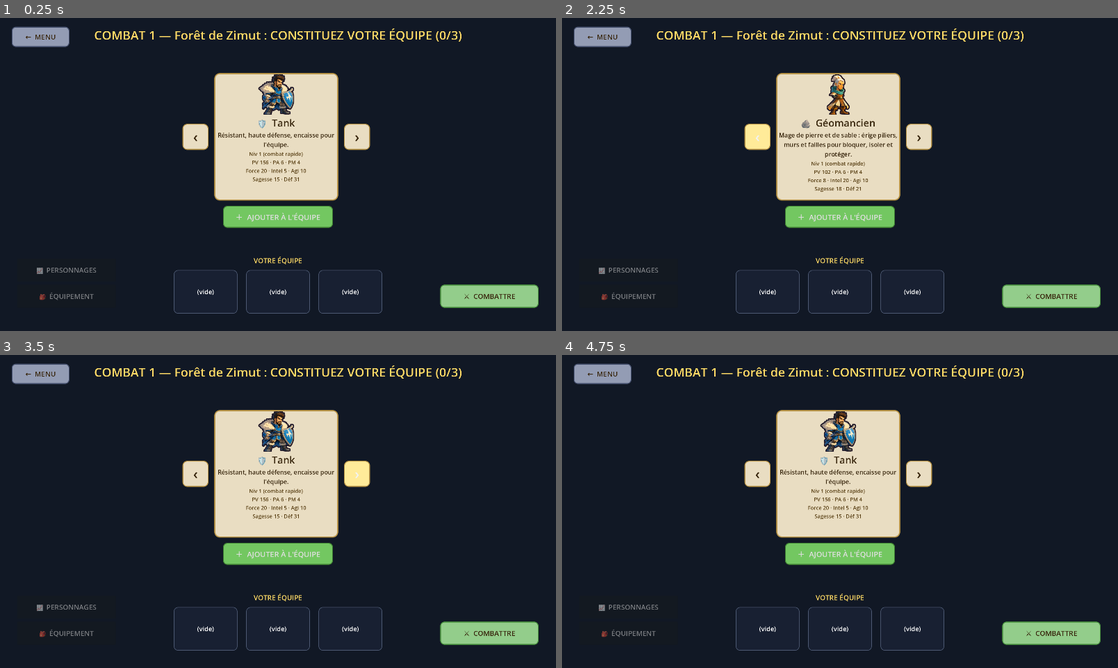
Above: before the commit, frames 1-4 (two rows, left to right).
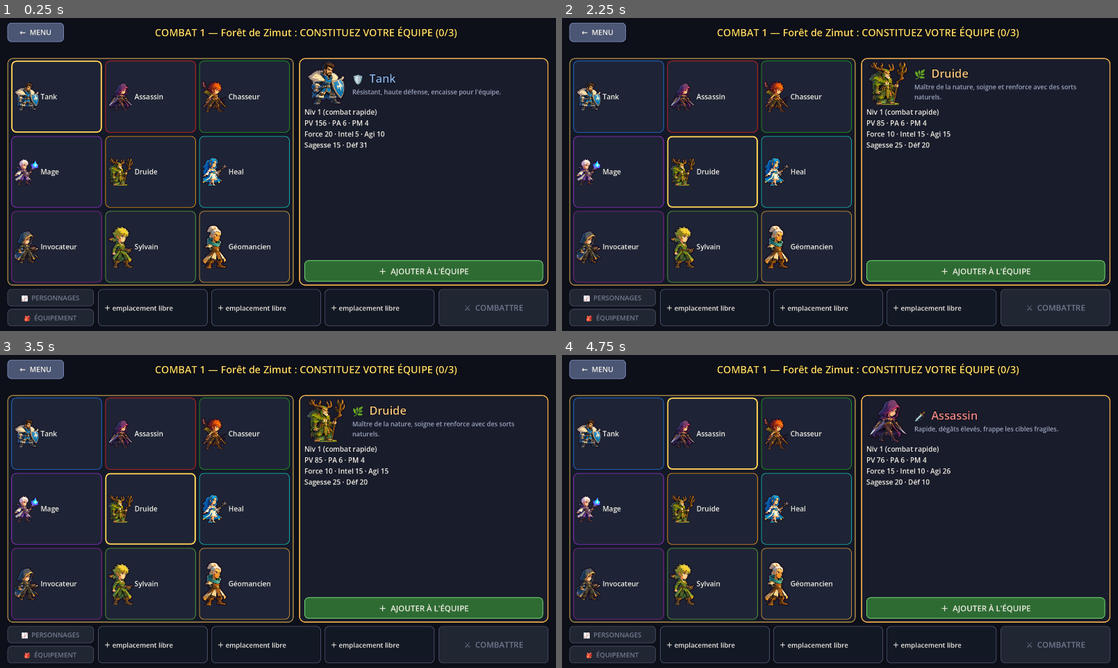
Above: after the commit, the same moments.

Repository: CharlieG42/Zimut
Game: Godot game, scene res://scenes/TeamSelection.tscn
Same seed, same stepped clock (60 frames per second), same inputs: the game is played once before the commit and once after it. This scene is started directly instead of the project's main scene.
Inputs (mouse positions are in pixels of both pictures, inside the frame that each line leads up to):
- Up to frame 1 (0.25 s): no input
- Up to frame 2 (2.25 s): click "＋ AJOUTER À L'ÉQUIPE" at 0.5 s; click "✕ RETIRER DE L'ÉQUIPE" at 1.25 s; click (756, 136) at 2 s, where only the run before the commit has a clickable "‹"
- Up to frame 3 (3.5 s): click (355, 473) at 2.75 s, where only the run before the commit has a clickable "›"
- Up to frame 4 (4.75 s): click (617, 433) at 3.5 s, where only the run after the commit has a clickable "Tank"; click (712, 433) at 4.25 s, where only the run after the commit has a clickable "Assassin"

The runs differ from the first frame. In frame 1, 25% of the frame differs, in the area x 1-99%, y 1-99%; in frame 2, 25%; in frame 3, 25%; in frame 4, 25%.

Commit message:
Sélection d'équipe refaite : grille des 9 classes (un appui), fiche détaillée, équipe en bas, style sombre/doré, agrandie
Co-Authored-By: Claude Opus 5.5 <noreply@anthropic.com>
Claude-Session: https://claude.ai/code/session_01TAibbYEMujBagH9941oXR3

Diff:
--- a/prototype/zimut/scripts/TeamSelectionUI.gd
+++ b/prototype/zimut/scripts/TeamSelectionUI.gd
@@ -39,7 +39,11 @@
 var current: int = 0                 # index de la vignette affichée
 var team: Array[String] = []         # classes sélectionnées
 
+const U = preload("res://scripts/UiKit.gd")
+
 var _root: Control
+var _grid: GridContainer             # vignettes des 9 classes
+var _class_tiles: Dictionary = {}    # classe -> Button
 var _portrait: TextureRect
 var _name_label: Label
 var _desc_label: Label
@@ -187,191 +191,181 @@
 # ═══════════════════════════════════════════════════════════════════════════
 
 func _build() -> void:
+	# Refonte V17 : style sombre et doré (comme la Forge et Mes Parties), toutes les
+	# classes visibles d'un coup (un appui pour choisir), interface agrandie (UiFit).
+	var bg := ColorRect.new()
+	bg.color = Color(0.05, 0.06, 0.10, 1.0)
+	bg.set_anchors_preset(Control.PRESET_FULL_RECT)
+	add_child(bg)
 	_root = Control.new()
-	_root.set_anchors_preset(Control.PRESET_FULL_RECT)
 	add_child(_root)
-	var bg := ColorRect.new()
-	bg.color = Color(0.06, 0.09, 0.14, 0.97)
-	bg.set_anchors_preset(Control.PRESET_FULL_RECT)
-	_root.add_child(bg)
-
-	# Titre
-	# Sélecteur de combat (rejouer un combat déjà gagné)
+	UiFit.apply(_root, 1.0, Vector2(1300, 760))
+	var margin := MarginContainer.new()
+	margin.set_anchors_preset(Control.PRESET_FULL_RECT)
+	for side in ["left", "right"]:
+		margin.add_theme_constant_override("margin_" + side, 22)
+	margin.add_theme_constant_override("margin_top", 14)
+	margin.add_theme_constant_override("margin_bottom", 14)
+	_root.add_child(margin)
+	var page := VBoxContainer.new()
+	page.add_theme_constant_override("separation", 10)
+	margin.add_child(page)
+
+	# ── En-tête : retour + titre du combat
+	var top := HBoxContainer.new()
+	top.add_theme_constant_override("separation", 16)
+	page.add_child(top)
+	var back := U.btn("←  MENU", Color(0.45, 0.52, 0.70), 22, Vector2(170, 58))
+	back.pressed.connect(_on_back)
+	top.add_child(back)
+	_title = U.lbl("", 30, Color(1.0, 0.86, 0.4), true)
+	_title.size_flags_horizontal = Control.SIZE_EXPAND_FILL
+	_title.horizontal_alignment = HORIZONTAL_ALIGNMENT_CENTER
+	_title.vertical_alignment = VERTICAL_ALIGNMENT_CENTER
+	_title.autowrap_mode = TextServer.AUTOWRAP_WORD_SMART
+	top.add_child(_title)
+	top.add_child(Control.new())
+
+	# ── Sélecteur de combat (rejouer un combat déjà gagné)
 	var sel_row := HBoxContainer.new()
-	sel_row.set_anchors_and_offsets_preset(Control.PRESET_TOP_WIDE)
-	sel_row.offset_top = 108.0
-	sel_row.offset_bottom = 166.0
 	sel_row.alignment = BoxContainer.ALIGNMENT_CENTER
-	sel_row.add_theme_constant_override("separation", 14)
-	_root.add_child(sel_row)
-	_fight_prev_btn = _std_btn("◀", Color(0.40, 0.46, 0.62))
-	_fight_prev_btn.custom_minimum_size = Vector2(70, 54)
+	sel_row.add_theme_constant_override("separation", 12)
+	page.add_child(sel_row)
+	_fight_prev_btn = U.btn("◀", Color(0.45, 0.52, 0.70), 22, Vector2(64, 48))
 	_fight_prev_btn.pressed.connect(_on_fight_prev)
 	sel_row.add_child(_fight_prev_btn)
-	_fight_sel_label = Label.new()
-	_fight_sel_label.custom_minimum_size = Vector2(760, 0)
+	_fight_sel_label = U.lbl("", 20, U.C_DIM)
 	_fight_sel_label.horizontal_alignment = HORIZONTAL_ALIGNMENT_CENTER
 	_fight_sel_label.vertical_alignment = VERTICAL_ALIGNMENT_CENTER
-	_fight_sel_label.add_theme_font_size_override("font_size", 22)
+	_fight_sel_label.custom_minimum_size = Vector2(700, 0)
 	sel_row.add_child(_fight_sel_label)
-	_fight_next_btn = _std_btn("▶", Color(0.40, 0.46, 0.62))
-	_fight_next_btn.custom_minimum_size = Vector2(70, 54)
+	_fight_next_btn = U.btn("▶", Color(0.45, 0.52, 0.70), 22, Vector2(64, 48))
 	_fight_next_btn.pressed.connect(_on_fight_next)
 	sel_row.add_child(_fight_next_btn)
 
-	_title = Label.new()
-	_title.set_anchors_and_offsets_preset(Control.PRESET_TOP_WIDE)
-	_title.offset_top = 30.0
-	_title.offset_bottom = 110.0
-	_title.text = "CONSTITUEZ VOTRE ÉQUIPE (%d/%d)" % [team.size(), MAX_TEAM_SIZE]
-	_title.add_theme_font_size_override("font_size", 42)
-	_title.add_theme_color_override("font_color", Color(1.0, 0.86, 0.4))
-	_title.horizontal_alignment = HORIZONTAL_ALIGNMENT_CENTER
-	_root.add_child(_title)
-
-	# Navigation : ‹  vignette  ›
-	var nav := HBoxContainer.new()
-	nav.set_anchors_and_offsets_preset(Control.PRESET_CENTER_TOP)
-	nav.offset_left = -330.0
-	nav.offset_right = 330.0
-	nav.offset_top = 190.0
-	nav.offset_bottom = 630.0
-	nav.add_theme_constant_override("separation", 20)
-	_root.add_child(nav)
-
-	var prev := _nav_btn("‹")
-	prev.pressed.connect(func() -> void: _rotate(-1))
-	nav.add_child(prev)
-
-	# Vignette centrale : portrait + nom + descriptif + stats
+	# ── Corps : grille des classes | fiche de la classe choisie
+	var body := HBoxContainer.new()
+	body.size_flags_vertical = Control.SIZE_EXPAND_FILL
+	body.add_theme_constant_override("separation", 16)
+	page.add_child(body)
+	var left := PanelContainer.new()
+	left.size_flags_horizontal = Control.SIZE_EXPAND_FILL
+	left.size_flags_stretch_ratio = 1.15
+	left.add_theme_stylebox_override("panel", U.box(Color(0.08, 0.10, 0.16, 0.95), Color(0.62, 0.50, 0.26), 16, 3, 12))
+	body.add_child(left)
+	_grid = GridContainer.new()
+	_grid.columns = 3
+	_grid.add_theme_constant_override("h_separation", 10)
+	_grid.add_theme_constant_override("v_separation", 10)
+	left.add_child(_grid)
+	for c: String in classes:
+		var tile := Button.new()
+		tile.size_flags_horizontal = Control.SIZE_EXPAND_FILL
+		tile.size_flags_vertical = Control.SIZE_EXPAND_FILL
+		tile.custom_minimum_size = Vector2(0, 96)
+		tile.focus_mode = Control.FOCUS_NONE
+		tile.icon = _class_texture(c)
+		tile.expand_icon = true
+		tile.add_theme_constant_override("icon_max_width", 76)
+		tile.alignment = HORIZONTAL_ALIGNMENT_LEFT
+		tile.add_theme_font_size_override("font_size", 21)
+		for st_name in ["font_color", "font_hover_color", "font_pressed_color"]:
+			tile.add_theme_color_override(st_name, U.C_TXT)
+		var cls: String = c
+		tile.pressed.connect(func() -> void:
+			current = classes.find(cls)
+			refresh())
+		_grid.add_child(tile)
+		_class_tiles[c] = tile
+
 	var card := PanelContainer.new()
-	nav.add_child(card)
-	card.add_theme_stylebox_override("panel", _flat(COL_PANEL, COL_BORDER, 18, 4))
+	card.size_flags_horizontal = Control.SIZE_EXPAND_FILL
+	card.add_theme_stylebox_override("panel", U.box(Color(0.10, 0.11, 0.17, 0.97), Color(0.95, 0.70, 0.30), 18, 3, 16))
+	body.add_child(card)
 	var card_box := VBoxContainer.new()
-	card_box.add_theme_constant_override("separation", 4)
+	card_box.add_theme_constant_override("separation", 6)
 	card.add_child(card_box)
-
-	var portrait_box := HBoxContainer.new()
-	portrait_box.alignment = BoxContainer.ALIGNMENT_CENTER
-	card_box.add_child(portrait_box)
+	var head := HBoxContainer.new()
+	head.add_theme_constant_override("separation", 14)
+	card_box.add_child(head)
 	_portrait = TextureRect.new()
-	_portrait.custom_minimum_size = Vector2(140, 140)
+	_portrait.custom_minimum_size = Vector2(130, 130)
 	_portrait.stretch_mode = TextureRect.STRETCH_KEEP_ASPECT_CENTERED
 	_portrait.expand_mode = TextureRect.EXPAND_IGNORE_SIZE
-	portrait_box.add_child(_portrait)
-
-	_name_label = Label.new()
-	_name_label.add_theme_font_size_override("font_size", 34)
-	_name_label.horizontal_alignment = HORIZONTAL_ALIGNMENT_CENTER
-	_name_label.add_theme_color_override("font_color", COL_TXT)
-	card_box.add_child(_name_label)
-
-	_desc_label = Label.new()
-	_desc_label.add_theme_font_size_override("font_size", 21)
-	_desc_label.horizontal_alignment = HORIZONTAL_ALIGNMENT_CENTER
-	_desc_label.add_theme_color_override("font_color", COL_TXT)
+	head.add_child(_portrait)
+	var hv := VBoxContainer.new()
+	hv.size_flags_horizontal = Control.SIZE_EXPAND_FILL
+	hv.alignment = BoxContainer.ALIGNMENT_CENTER
+	head.add_child(hv)
+	_name_label = U.lbl("", 34, Color(1.0, 0.90, 0.6), true)
+	hv.add_child(_name_label)
+	_desc_label = U.lbl("", 19, U.C_DIM)
 	_desc_label.autowrap_mode = TextServer.AUTOWRAP_WORD_SMART
-	_desc_label.custom_minimum_size = Vector2(420, 0)
-	card_box.add_child(_desc_label)
-
-	_stats_label = Label.new()
-	_stats_label.add_theme_font_size_override("font_size", 18)
-	_stats_label.horizontal_alignment = HORIZONTAL_ALIGNMENT_CENTER
-	_stats_label.add_theme_color_override("font_color", Color(0.35, 0.25, 0.08))
+	_desc_label.custom_minimum_size = Vector2(300, 0)
+	hv.add_child(_desc_label)
+	_stats_label = U.lbl("", 21, U.C_TXT)
+	_stats_label.autowrap_mode = TextServer.AUTOWRAP_WORD_SMART
+	_stats_label.size_flags_vertical = Control.SIZE_EXPAND_FILL
 	card_box.add_child(_stats_label)
-
-	var next := _nav_btn("›")
-	next.pressed.connect(func() -> void: _rotate(1))
-	nav.add_child(next)
-
-	# Bouton AJOUTER / RETIRER
-	_action_btn = Button.new()
-	_action_btn.set_anchors_and_offsets_preset(Control.PRESET_CENTER_TOP)
-	_action_btn.offset_left = -190.0
-	_action_btn.offset_right = 190.0
-	_action_btn.offset_top = 648.0
-	_action_btn.offset_bottom = 724.0
-	_action_btn.add_theme_font_size_override("font_size", 26)
+	_action_btn = U.btn("", Color(0.45, 0.80, 0.50), 24, Vector2(0, 64))
 	_action_btn.pressed.connect(_on_action)
-	_root.add_child(_action_btn)
-
-	# Aperçu de l'équipe (3 emplacements)
-	var preview_title := Label.new()
-	preview_title.set_anchors_and_offsets_preset(Control.PRESET_BOTTOM_WIDE)
-	preview_title.offset_top = -260.0
-	preview_title.offset_bottom = -220.0
-	preview_title.text = "VOTRE ÉQUIPE"
-	preview_title.add_theme_font_size_override("font_size", 24)
-	preview_title.add_theme_color_override("font_color", Color(1.0, 0.86, 0.4))
-	preview_title.horizontal_alignment = HORIZONTAL_ALIGNMENT_CENTER
-	_root.add_child(preview_title)
-
+	card_box.add_child(_action_btn)
+
+	# ── Bas : équipe (3 emplacements) + boutons
+	var bottom := HBoxContainer.new()
+	bottom.add_theme_constant_override("separation", 12)
+	page.add_child(bottom)
+	var tools := VBoxContainer.new()
+	tools.add_theme_constant_override("separation", 8)
+	bottom.add_child(tools)
+	var chars := U.btn("📈  PERSONNAGES", Color(0.40, 0.60, 0.90), 20, Vector2(260, 52))
+	_chars_btn = chars
+	chars.tooltip_text = "Niveaux, XP et répartition des points de caractéristiques."
+	chars.pressed.connect(_on_characters)
+	tools.add_child(chars)
+	var eq := U.btn("🎒  ÉQUIPEMENT", Color(0.85, 0.62, 0.25), 20, Vector2(260, 52))
+	_equip_btn = eq
+	eq.tooltip_text = "Équiper vos personnages avec les objets gagnés."
+	eq.pressed.connect(_on_equipment)
+	tools.add_child(eq)
 	var team_row := HBoxContainer.new()
-	team_row.set_anchors_and_offsets_preset(Control.PRESET_BOTTOM_WIDE)
-	team_row.offset_top = -210.0
-	team_row.offset_bottom = -60.0
+	team_row.size_flags_horizontal = Control.SIZE_EXPAND_FILL
 	team_row.alignment = BoxContainer.ALIGNMENT_CENTER
-	team_row.add_theme_constant_override("separation", 30)
-	_root.add_child(team_row)
+	team_row.add_theme_constant_override("separation", 10)
+	bottom.add_child(team_row)
+	_team_slots.clear()
 	for i: int in range(MAX_TEAM_SIZE):
-		var slot := PanelContainer.new()
-		slot.custom_minimum_size = Vector2(220, 150)
-		slot.add_theme_stylebox_override("panel", _flat(Color(0.10, 0.13, 0.20, 0.9), Color(0.3, 0.35, 0.45), 14, 2))
-		var lbl := Label.new()
-		lbl.horizontal_alignment = HORIZONTAL_ALIGNMENT_CENTER
-		lbl.vertical_alignment = VERTICAL_ALIGNMENT_CENTER
-		lbl.add_theme_font_size_override("font_size", 22)
-		lbl.text = "(vide)"
-		slot.add_child(lbl)
+		var slot := Button.new()
+		slot.custom_minimum_size = Vector2(200, 112)
+		slot.size_flags_horizontal = Control.SIZE_EXPAND_FILL
+		slot.focus_mode = Control.FOCUS_NONE
+		slot.expand_icon = true
+		slot.add_theme_constant_override("icon_max_width", 72)
+		slot.alignment = HORIZONTAL_ALIGNMENT_LEFT
+		slot.add_theme_font_size_override("font_size", 20)
+		for st_name in ["font_color", "font_hover_color", "font_pressed_color"]:
+			slot.add_theme_color_override(st_name, U.C_TXT)
+		var idx: int = i
+		slot.pressed.connect(func() -> void:
+			if idx < team.size():
+				current = classes.find(team[idx])
+				refresh())
 		team_row.add_child(slot)
 		_team_slots.append(slot)
-
-	# Bouton COMBATTRE (texte actualisé dans refresh())
-	var go := _std_btn("⚔  COMBATTRE", Color(0.35, 0.70, 0.30))
+	var go := U.btn("⚔  COMBATTRE", Color(0.40, 0.80, 0.40), 24, Vector2(330, 112))
+	go.autowrap_mode = TextServer.AUTOWRAP_WORD_SMART
 	_fight_btn = go
-	go.set_anchors_and_offsets_preset(Control.PRESET_BOTTOM_RIGHT)
-	go.offset_left = -400.0
-	go.offset_right = -60.0
-	go.offset_top = -160.0
-	go.offset_bottom = -80.0
 	go.pressed.connect(_on_combat)
-	_root.add_child(go)
-
-	# Fiche des personnages : niveaux, XP, points de caractéristiques (AU-DESSUS de l'équipement)
-	var chars := _std_btn("📈  PERSONNAGES", Color(0.40, 0.60, 0.85))
-	_chars_btn = chars
-	chars.tooltip_text = "Niveaux, XP et répartition des points de caractéristiques."
-	chars.set_anchors_and_offsets_preset(Control.PRESET_BOTTOM_LEFT)
-	chars.offset_left = 60.0
-	chars.offset_right = 400.0
-	chars.offset_top = -250.0
-	chars.offset_bottom = -170.0
-	chars.pressed.connect(_on_characters)
-	_root.add_child(chars)
-
-	# Équipement (si partie active)
-	var eq := _std_btn("🎒  ÉQUIPEMENT", Color(0.75, 0.55, 0.20))
-	_equip_btn = eq
-	eq.tooltip_text = "Équiper vos personnages avec les objets gagnés."
-	eq.set_anchors_and_offsets_preset(Control.PRESET_BOTTOM_LEFT)
-	eq.offset_left = 60.0
-	eq.offset_right = 400.0
-	eq.offset_top = -160.0
-	eq.offset_bottom = -80.0
-	eq.pressed.connect(_on_equipment)
-	_root.add_child(eq)
-
-	# Retour
-	var back := _std_btn("←  MENU", Color(0.35, 0.40, 0.55))
-	back.set_anchors_and_offsets_preset(Control.PRESET_TOP_LEFT)
-	back.offset_left = 40.0
-	back.offset_right = 240.0
-	back.offset_top = 30.0
-	back.offset_bottom = 100.0
-	back.pressed.connect(_on_back)
-	_root.add_child(back)
+	bottom.add_child(go)
 
 	refresh()
+
+
+## Portrait d'une classe (sprite du héros).
+func _class_texture(classe: String) -> Texture2D:
+	var tex_path := "res://assets/sprites/players/%s.png" % EntityView.sprite_key(classe)
+	return load(tex_path) as Texture2D if ResourceLoader.exists(tex_path) else null
+
 
 ## Retour à la fenêtre des parties (sauvegarde déjà écrite à chaque modification).
 func _on_back() -> void:
@@ -527,11 +521,24 @@
 	var meta: Dictionary = CLASS_META.get(classe, {"icon": "❔", "description": ""})
 	var col: Color = CLASS_COLORS.get(classe, Color(0.5, 0.5, 0.5))
 
-	var tex_path := "res://assets/sprites/players/%s.png" % EntityView.sprite_key(classe)
 	# Toujours réinitialiser : sinon une image manquante garde le héros précédent.
-	_portrait.texture = load(tex_path) if ResourceLoader.exists(tex_path) else null
-
+	_portrait.texture = _class_texture(classe)
 	_name_label.text = "%s  %s" % [meta["icon"], classe]
+	_name_label.add_theme_color_override("font_color", col.lightened(0.45))
+	var has_save0: bool = GameManager.active_slot >= 0 and not GameManager.active_save.is_empty()
+	for c: String in _class_tiles.keys():
+		var tile: Button = _class_tiles[c]
+		var ccol: Color = CLASS_COLORS.get(c, Color(0.5, 0.5, 0.5))
+		var sel: bool = c == classe
+		var lvl_txt: String = ("\nNiv %d" % ProgressionManager.member_level(GameManager.active_save, c)) if has_save0 else ""
+		var mark: String = "✓ " if team.has(c) else ("♞ " if _is_stationed(c) else "")
+		tile.text = "%s%s%s" % [mark, c, lvl_txt]
+		var bgc: Color = ccol.darkened(0.55) if team.has(c) else Color(0.12, 0.14, 0.21)
+		var st_t: StyleBoxFlat = U.box(bgc, Color(1.0, 0.82, 0.35) if sel else ccol.darkened(0.1), 14, 4 if sel else 2, 8)
+		tile.add_theme_stylebox_override("normal", st_t)
+		tile.add_theme_stylebox_override("hover", st_t)
+		tile.add_theme_stylebox_override("pressed", st_t)
+		tile.modulate = Color(0.6, 0.6, 0.65) if _is_stationed(c) else Color.WHITE
 	_desc_label.text = String(meta["description"])
 	_stats_label.text = _stat_line(classe)
 
@@ -539,16 +546,16 @@
 	if _is_stationed(classe):
 		var home: String = ConquestSystem.hero_city(GameManager.active_save.get("conquest", {}), classe)
 		_action_btn.text = "♞  GOUVERNEUR DE %s" % ProgressionManager.conquest_city_name(home).to_upper()
-		_action_btn.add_theme_stylebox_override("normal", _flat(Color(0.4, 0.4, 0.42), Color(0.3, 0.3, 0.32), 14, 3))
+		_action_btn.add_theme_stylebox_override("normal", U.box(Color(0.22, 0.22, 0.25), Color(0.4, 0.4, 0.45), 12, 2, 12))
 	elif in_team:
 		_action_btn.text = "✕  RETIRER DE L'ÉQUIPE"
-		_action_btn.add_theme_stylebox_override("normal", _flat(Color(0.92, 0.35, 0.28), Color(0.6, 0.2, 0.15), 14, 3))
+		_action_btn.add_theme_stylebox_override("normal", U.box(Color(0.55, 0.16, 0.13), Color(1.0, 0.45, 0.35), 12, 2, 12))
 	else:
 		var full: bool = team.size() >= MAX_TEAM_SIZE
 		_action_btn.text = "＋  AJOUTER À L'ÉQUIPE" if not full else "ÉQUIPE PLEINE"
-		_action_btn.add_theme_stylebox_override("normal", _flat(
-			Color(0.45, 0.78, 0.38) if not full else Color(0.4, 0.4, 0.42),
-			Color(0.25, 0.5, 0.2) if not full else Color(0.3, 0.3, 0.32), 14, 3))
+		_action_btn.add_theme_stylebox_override("normal", U.box(
+			Color(0.18, 0.42, 0.20) if not full else Color(0.22, 0.22, 0.25),
+			Color(0.45, 0.85, 0.45) if not full else Color(0.4, 0.4, 0.45), 12, 2, 12))
 
 	var fight_no: int = 1
 	var boss_fight: bool = false
@@ -587,7 +594,7 @@
 		else:
 			_title.text = "COMBAT %d — %s : ☠ AFFRONTEZ %s ! (%d/%d)" % [fight_no, ProgressionManager.biome_label(biome),
 				ProgressionManager.biome_boss(biome).to_upper(), team.size(), MAX_TEAM_SIZE]
-		_title.add_theme_color_override("font_color", Color(1.0, 0.4, 0.3))
+		_title.add_theme_color_override("font_color", Color(1.0, 0.45, 0.35))
 	else:
 		if challenge_name != "":
 			_title.text = "DÉFI : %s · %s · CONSTITUEZ VOTRE ÉQUIPE (%d/%d)" % [challenge_name,
@@ -636,22 +643,29 @@
 		else:
 			_fight_btn.text = "⚔  COMBATTRE"
 
-	# Aperçu
+	# Aperçu de l'équipe
 	for i: int in range(MAX_TEAM_SIZE):
-		var slot: PanelContainer = _team_slots[i]
-		var lbl: Label = slot.get_child(0)
+		var slot: Button = _team_slots[i]
 		if i < team.size():
 			var c: String = team[i]
-			var m: Dictionary = CLASS_META.get(c, {"icon": "❔"})
-			lbl.text = "%s %s" % [m["icon"], c]
+			var ccol: Color = CLASS_COLORS.get(c, Color(0.4, 0.4, 0.4))
+			slot.icon = _class_texture(c)
+			slot.text = c
 			if GameManager.active_slot >= 0 and not GameManager.active_save.is_empty():
-				lbl.text += "\nNiv %d" % ProgressionManager.member_level(GameManager.active_save, c)
-			slot.add_theme_stylebox_override("panel", _flat(
-				CLASS_COLORS.get(c, Color(0.4, 0.4, 0.4)).lightened(0.25),
-				CLASS_COLORS.get(c, Color(0.4, 0.4, 0.4)).darkened(0.3), 14, 3))
+				slot.text += "\nNiv %d" % ProgressionManager.member_level(GameManager.active_save, c)
+			var st_s: StyleBoxFlat = U.box(ccol.darkened(0.5), ccol.lightened(0.2), 14, 3, 8)
+			slot.add_theme_stylebox_override("normal", st_s)
+			slot.add_theme_stylebox_override("hover", st_s)
+			slot.add_theme_stylebox_override("pressed", st_s)
 		else:
-			lbl.text = "(vide)"
-			slot.add_theme_stylebox_override("panel", _flat(Color(0.10, 0.13, 0.20, 0.9), Color(0.3, 0.35, 0.45), 14, 2))
+			slot.icon = null
+			slot.text = "  ＋ emplacement libre"
+			var st_e: StyleBoxFlat = U.box(Color(0.08, 0.10, 0.15, 0.9), Color(0.28, 0.32, 0.42), 14, 2, 8)
+			slot.add_theme_stylebox_override("normal", st_e)
+			slot.add_theme_stylebox_override("hover", st_e)
+			slot.add_theme_stylebox_override("pressed", st_e)
+	if _fight_btn:
+		_fight_btn.disabled = team.size() != MAX_TEAM_SIZE
 
 func _flat(bg: Color, border: Color, radius: int = 12, bw: int = 3) -> StyleBoxFlat:
 	var s := StyleBoxFlat.new()
